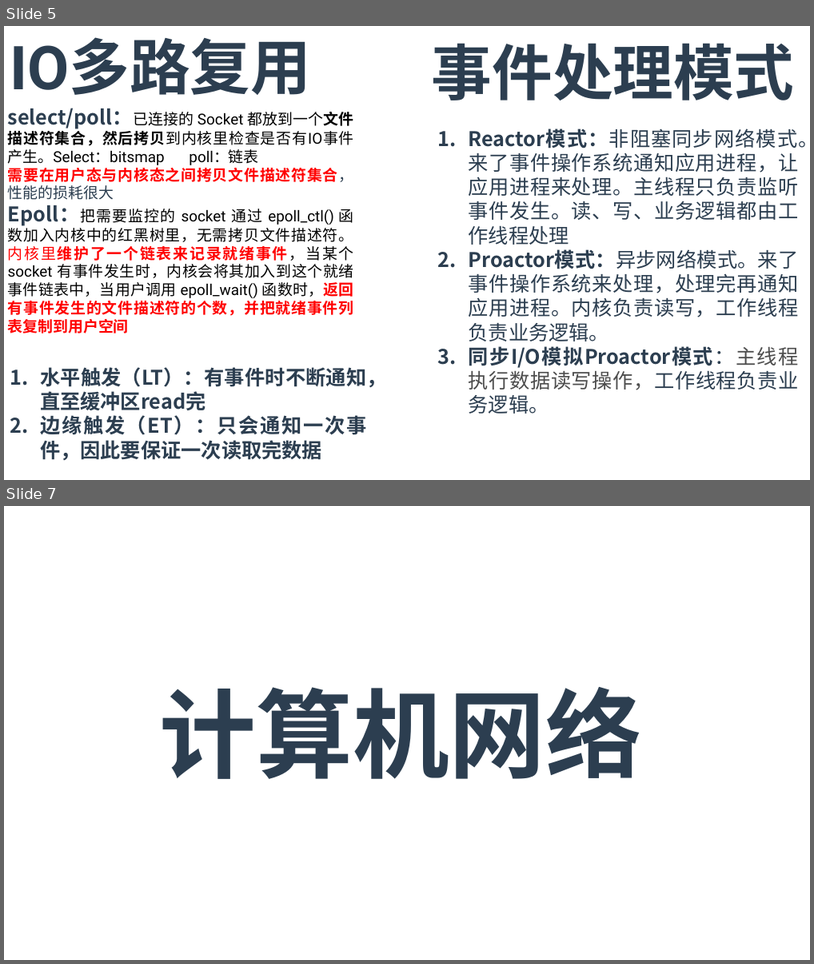
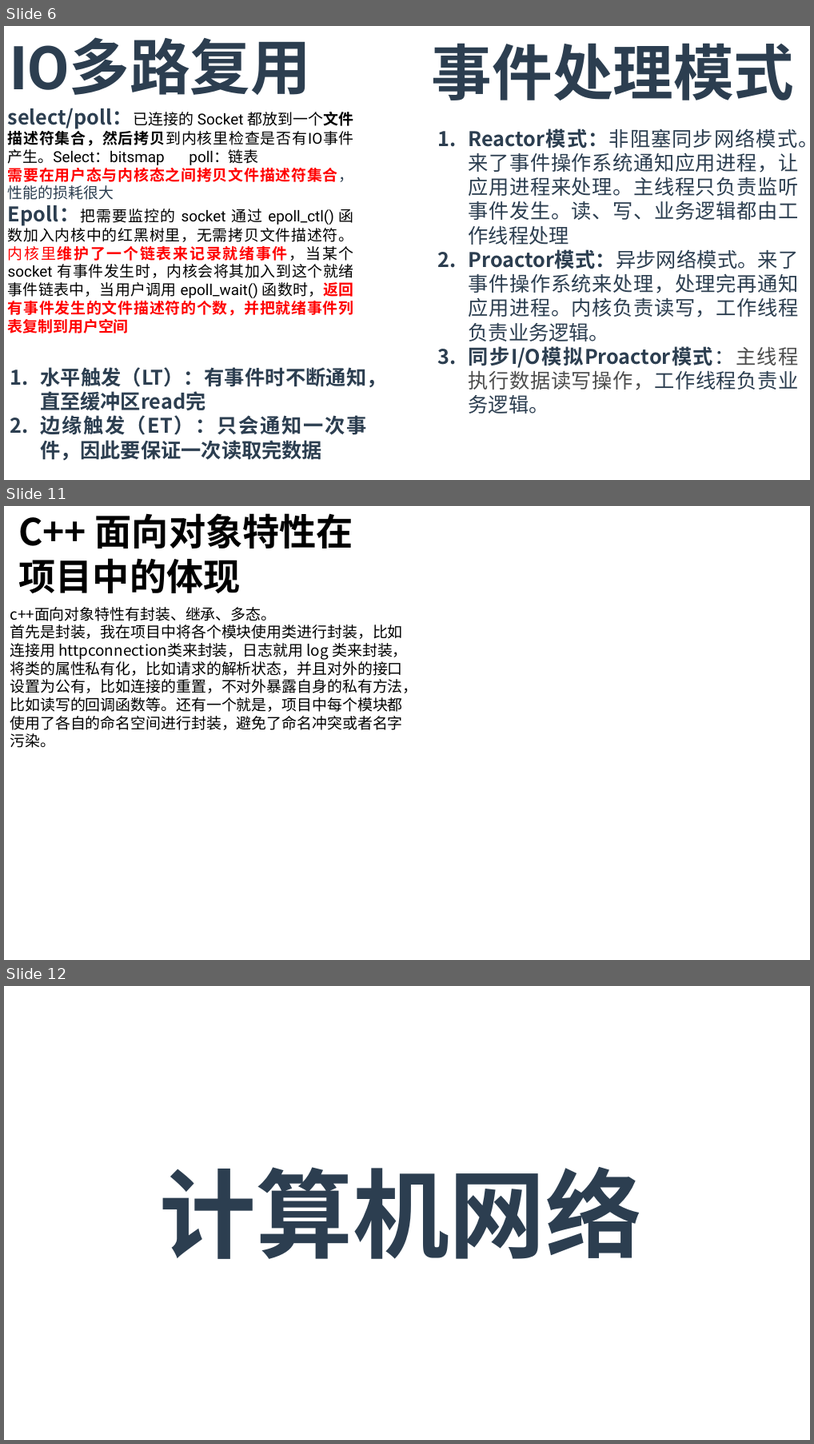
Before and after one commit to T0kisaki-Kurumi/LeetCode, a slide deck: 实习/面试.pptx. Shown one above the other, each under a label of ours: slides 5 and 7 before the commit, slides 6, 11 and 12 after it; the slides between them are not shown. The pictures are 814x964 and 814x1444 pixels, drawn with LibreOffice and Linux fonts; fonts in the diff are those of the drawing. Boxes give left, top, right and bottom in pixels: in the first picture for what was removed or moved away, otherwise in the second. Text is boxed around its words. In the diff, an @@ line names an element or a change of style, - is before the commit and + after.

```diff
--- a/实习/面试.pptx
+++ b/实习/面试.pptx
@@ slide 11 added at [4, 506, 810, 960], background #FFFFFF @@
@@ text added at [18, 513, 354, 593], 44 pt, text #000000, bold @@
+C++ ⾯向对象特性在项⽬中的体现
@@ text added at [10, 607, 418, 748], 18 pt, text #000000 @@
+c++⾯向对象特性有封装、继承、多态。
+⾸先是封装，我在项⽬中将各个模块使⽤类进⾏封装，⽐如连接⽤ httpconnection类来封装，⽇志就⽤ log 类来封装，将类的属性私有化，⽐如请求的解析状态，并且对外的接⼝设置为公有，⽐如连接的重置，不对外暴露⾃身的私有⽅法，⽐如读写的回调函数等。还有⼀个就是，项⽬中每个模块都使⽤了各⾃的命名空间进⾏封装，避免了命名冲突或者名字污染。
@@ what was slide 5 is now slide 6 @@
@@ what was slide 7 is now slide 12 @@
```
Also in this commit, not shown: 1 slide changed, 4 other slides added.
